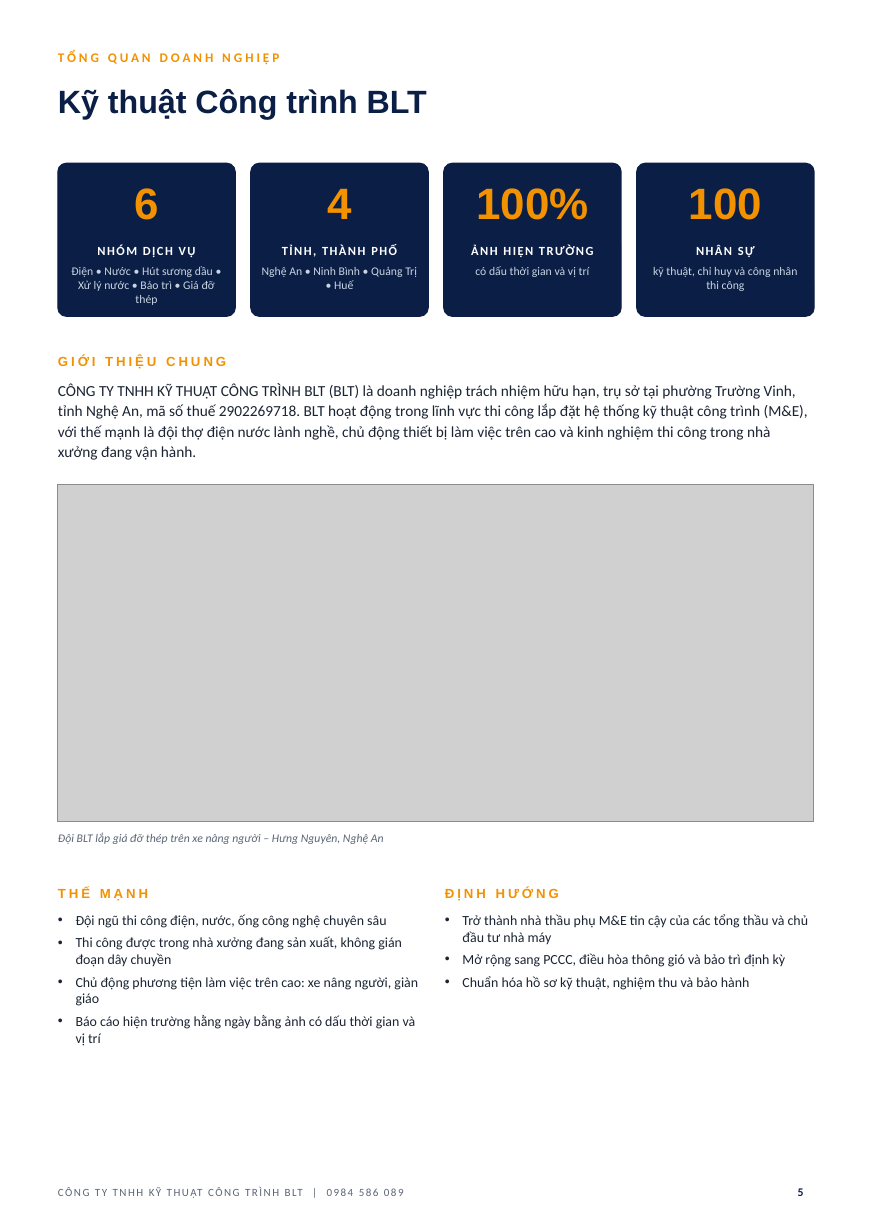
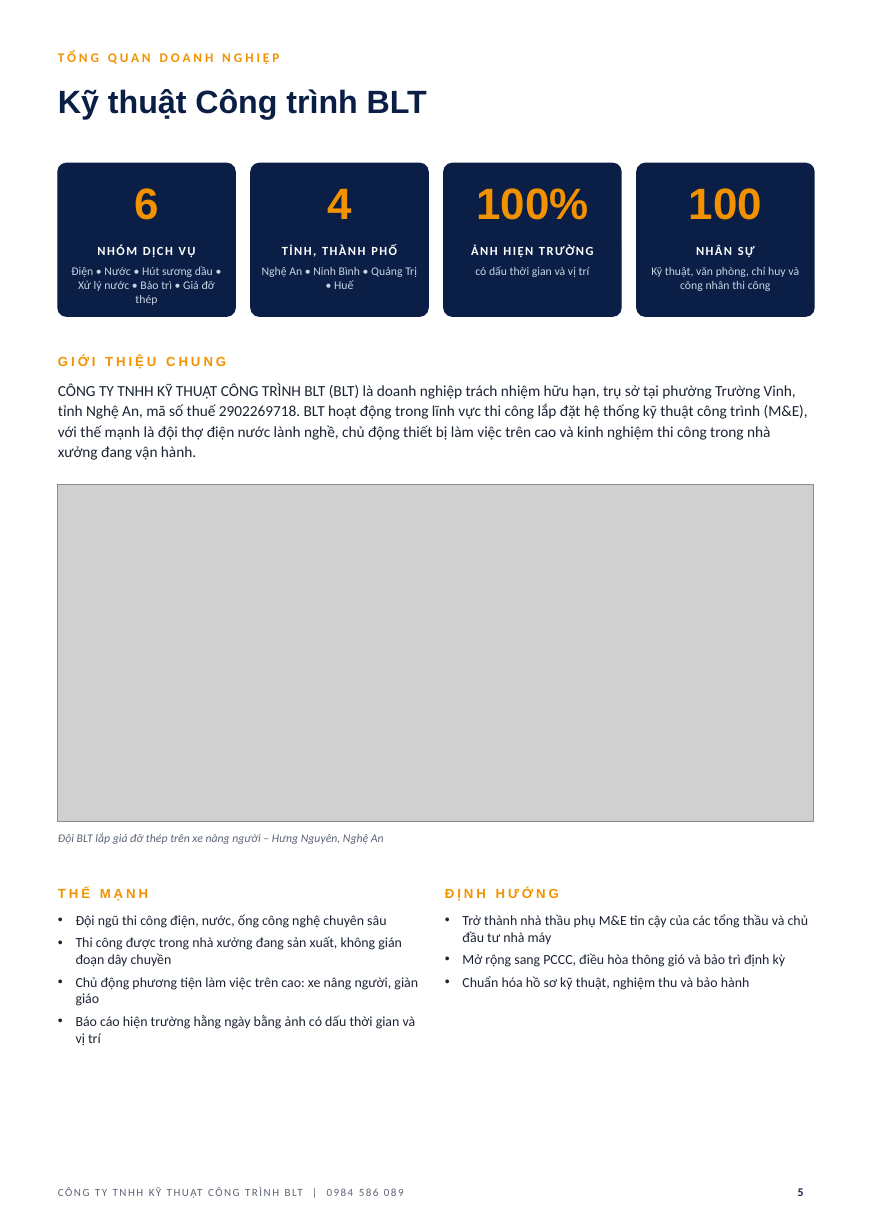
Before and after one commit to haquyenkl2-sys/C-NG-TY-CP-TH-NG-M-I-T-NG-H-P-MINH-PH-T, a slide deck: slide 5 of ho-so-nang-luc-BLT/HO_SO_NANG_LUC_BLT.pptx. Drawn at 872x1232 pixels with LibreOffice and Linux fonts; fonts in the diff are those of the drawing; grey boxes stand for pictures; background and template pictures are left out. Boxes give left, top, right and bottom in pixels: in the first picture for what was removed or moved away, otherwise in the second. Text is boxed around its words. In the diff, an @@ line names an element or a change of style, - is before the commit and + after.

```diff
--- a/ho-so-nang-luc-BLT/HO_SO_NANG_LUC_BLT.pptx
+++ b/ho-so-nang-luc-BLT/HO_SO_NANG_LUC_BLT.pptx
@@ text at box(651, 267, 799, 291): text changed @@
-kỹ thuật, chỉ huy và công nhân thi công
+Kỹ thuật, văn phòng, chỉ huy và công nhân thi công
```
Also in this commit, not shown: 1 other slide changed, 3 other files.
